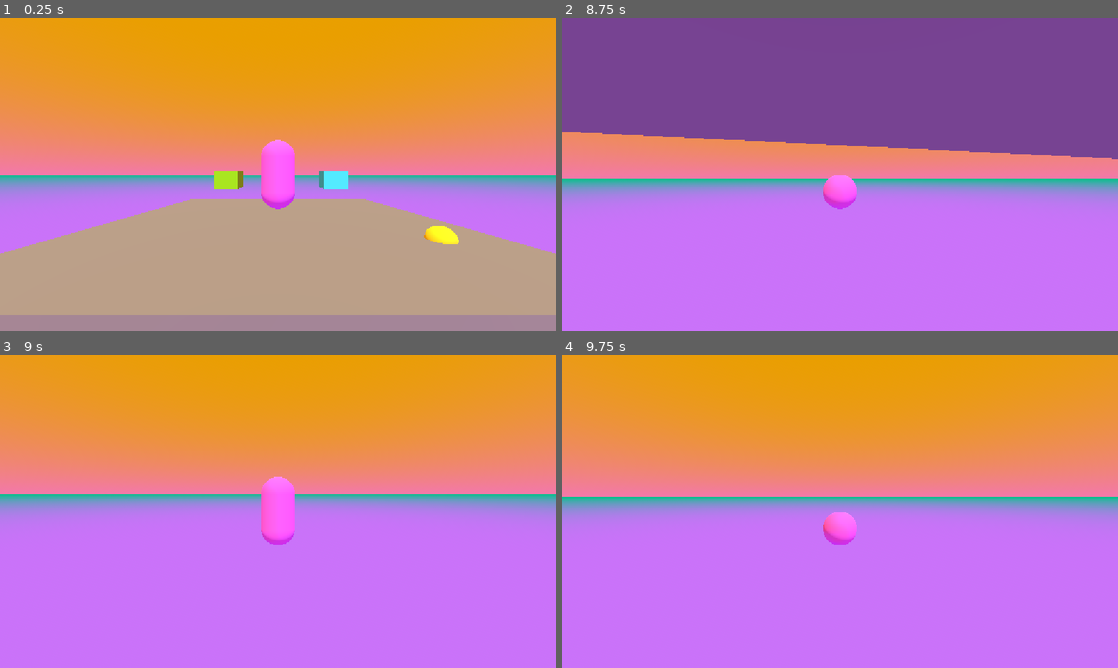
Above: before the commit, frames 1-4 (two rows, left to right).
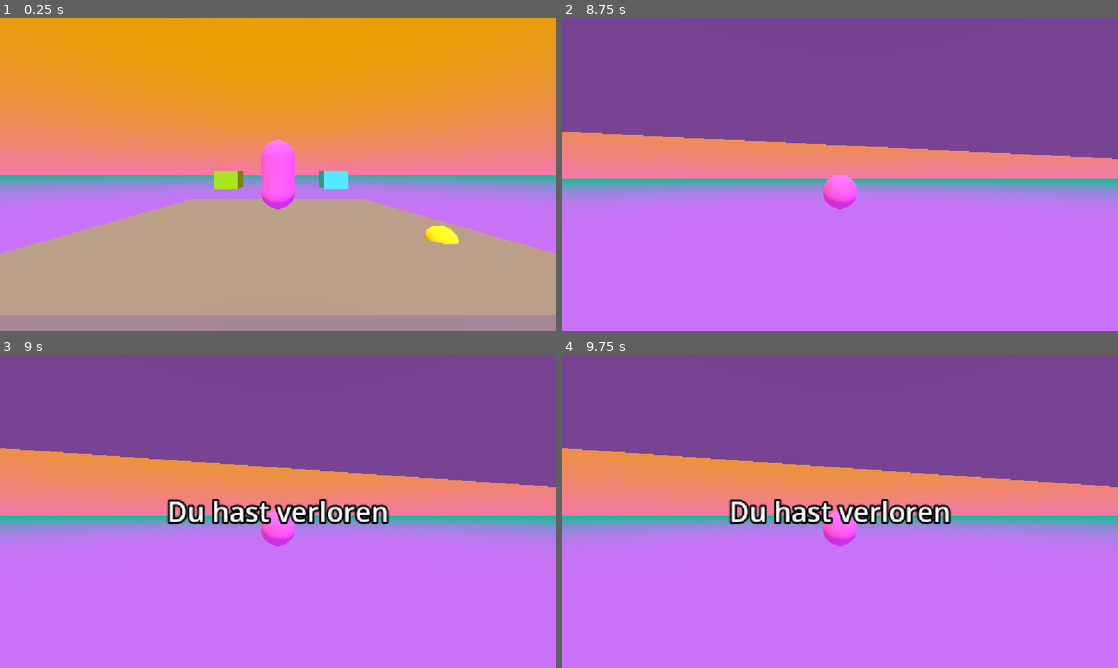
Above: after the commit, the same moments.

Repository: 17Dodecahedrons/Spieleentwicklungskurs
Game: Godot game, scene res://szenen/level_1.tscn
Same seed, same stepped clock (60 frames per second), same inputs: the game is played once before the commit and once after it.
Inputs (mouse positions are in pixels of both pictures, inside the frame that each line leads up to):
- Up to frame 1 (0.25 s): no input
- Up to frame 2 (8.75 s): move the mouse to (867, 174) at 0.52 s; hold Ctrl (crouch) 0.53-1.28 s; hold W (forward) 0.53-4.28 s; tap Space (jump) at 0.77, 1.52, 3.02, 3.77, 4.52, 6.02, 6.77, 7.52 s; move the mouse to (812, 174) at 1.27 s; tap Shift (sprint) every 1.5 s from 1.35 to 7.35 s; move the mouse to (851, 168) at 2.02 s; hold Ctrl (crouch) 2.03-2.78 s; move the mouse to (834, 180) at 2.77 s; move the mouse to (878, 177) at 3.52 s; hold Ctrl (crouch) 3.53-4.28 s; tap Escape (pause) at 4.15 s; move the mouse to (673, 127) at 4.27 s; hold A (left) 4.28-5.03 s; move the mouse to (867, 174) at 5.02 s; hold S (backward) 5.03-5.78 s; hold Ctrl (crouch) 5.03-5.78 s; click (867, 174) at 5.17 s; move the mouse to (817, 168) at 5.77 s; hold D (right) 5.78-6.53 s; move the mouse to (867, 174) at 6.52 s; hold Ctrl (crouch) 6.53-7.28 s; hold W (forward) from 6.53 s (still down); move the mouse to (812, 174) at 7.27 s; move the mouse to (851, 168) at 8.02 s; hold Ctrl (crouch) from 8.03 s (still down)
- Up to frame 3 (9 s): move the mouse to (272, 517) at 8.77 s; release W (forward) at 8.78 s; release Ctrl (crouch) at 8.78 s; hold A (left) from 8.78 s (still down); tap Shift (sprint) at 8.85 s
- Up to frame 4 (9.75 s): tap Space (jump) at 9.02 s; tap Enter at 9.5 s; move the mouse to (878, 514) at 9.52 s; release A (left) at 9.53 s; hold W (forward) from 9.53 s (still down); hold Ctrl (crouch) from 9.53 s (still down)

Frames 1-2 are identical in both runs. In frame 3, 57% of the frame differs, in the area x 0-100%, y 0-62%; in frame 4, 56%.

Commit message:
lose screen

Diff:
--- /dev/null
+++ b/skripte/death_barrier.gd
@@ -0,0 +1,10 @@
+extends Area3D
+
+signal trigger_loss()
+
+func _ready() -> void:
+	self.body_entered.connect(_on_body_entered)
+
+func _on_body_entered(body: Node3D):
+	if body.is_in_group("player"):
+		trigger_loss.emit()
--- /dev/null
+++ b/skripte/game_manager.gd
@@ -0,0 +1,15 @@
+extends Node3D
+
+@onready var defeat_screen = $CanvasLayerDefeat
+
+func _ready() -> void:
+	defeat_screen.hide()
+
+	# Finde Death Barrier in der Szene
+	var death_barrier = get_tree().current_scene.find_child("DeathBarrier")
+	if death_barrier.has_signal("trigger_loss"):
+		death_barrier.trigger_loss.connect(_trigger_loss)
+
+func _trigger_loss() -> void:
+	defeat_screen.show()
+	get_tree().paused = true
--- /dev/null
+++ b/szenen/game_manager.tscn
@@ -0,0 +1,25 @@
+[gd_scene format=3 uid="uid://csa6k5800fvi0"]
+
+[ext_resource type="Script" uid="uid://djk5qioxkgnip" path="res://skripte/game_manager.gd" id="1_l1ld3"]
+
+[sub_resource type="LabelSettings" id="LabelSettings_g4v7s"]
+font_size = 57
+outline_size = 16
+outline_color = Color(0, 0, 0, 1)
+
+[node name="GameManager" type="Node3D" unique_id=1728041114]
+script = ExtResource("1_l1ld3")
+
+[node name="CanvasLayerDefeat" type="CanvasLayer" parent="." unique_id=1748145336]
+
+[node name="CenterContainer" type="CenterContainer" parent="CanvasLayerDefeat" unique_id=1652959034]
+anchors_preset = 15
+anchor_right = 1.0
+anchor_bottom = 1.0
+grow_horizontal = 2
+grow_vertical = 2
+
+[node name="Label" type="Label" parent="CanvasLayerDefeat/CenterContainer" unique_id=1311477607]
+layout_mode = 2
+text = "Du hast verloren"
+label_settings = SubResource("LabelSettings_g4v7s")
--- a/szenen/level_1.tscn
+++ b/szenen/level_1.tscn
@@ -3,6 +3,8 @@
 [ext_resource type="PackedScene" uid="uid://cg4s34hmgjgmg" path="res://szenen/box_1.tscn" id="1_o815p"]
 [ext_resource type="PackedScene" uid="uid://d4bvn6cx8y2ce" path="res://szenen/steve.tscn" id="2_liswp"]
 [ext_resource type="PackedScene" uid="uid://b0ng4i8ihueso" path="res://szenen/jump_bubble.tscn" id="3_041cm"]
+[ext_resource type="PackedScene" uid="uid://csa6k5800fvi0" path="res://szenen/game_manager.tscn" id="4_58t2n"]
+[ext_resource type="Script" uid="uid://ckscgudqvvopu" path="res://skripte/death_barrier.gd" id="5_0xjei"]
 
 [sub_resource type="BoxMesh" id="BoxMesh_g4v7s"]
 size = Vector3(17, 0.5, 17)
@@ -29,6 +31,9 @@
 [sub_resource type="Environment" id="Environment_g4v7s"]
 background_mode = 2
 sky = SubResource("Sky_yf5fn")
+
+[sub_resource type="BoxShape3D" id="BoxShape3D_g4v7s"]
+size = Vector3(100, 5, 100)
 
 [node name="Level1" type="Node3D" unique_id=965764355]
 
@@ -70,4 +75,15 @@
 [node name="JumpBubble" parent="." unique_id=833237062 instance=ExtResource("3_041cm")]
 transform = Transform3D(1, 0, 0, 0, 1, 0, 0, 0, 1, 6.0542703, 0.25924516, 4.430283)
 
+[node name="GameManager" parent="." unique_id=1728041114 instance=ExtResource("4_58t2n")]
+
+[node name="DeathBarrier" type="Area3D" parent="." unique_id=1402272333]
+collision_layer = 0
+collision_mask = 4
+script = ExtResource("5_0xjei")
+
+[node name="CollisionShape3D" type="CollisionShape3D" parent="DeathBarrier" unique_id=218380542]
+transform = Transform3D(1, 0, 0, 0, 1, 0, 0, 0, 1, 0, -3.8428955, 0)
+shape = SubResource("BoxShape3D_g4v7s")
+
 [editable path="Boxen/Box2"]
--- a/szenen/steve.tscn
+++ b/szenen/steve.tscn
@@ -13,7 +13,7 @@
 
 [node name="Steve" type="Node3D" unique_id=1378513726]
 
-[node name="CharacterBody3D" type="CharacterBody3D" parent="." unique_id=1951759438]
+[node name="CharacterBody3D" type="CharacterBody3D" parent="." unique_id=1951759438 groups=["player"]]
 collision_layer = 4
 collision_mask = 3
 script = ExtResource("1_t8r63")
Not shown, changed: branch_description.txt
Not shown, added: skripte/death_barrier.gd.uid
Not shown, added: skripte/game_manager.gd.uid
